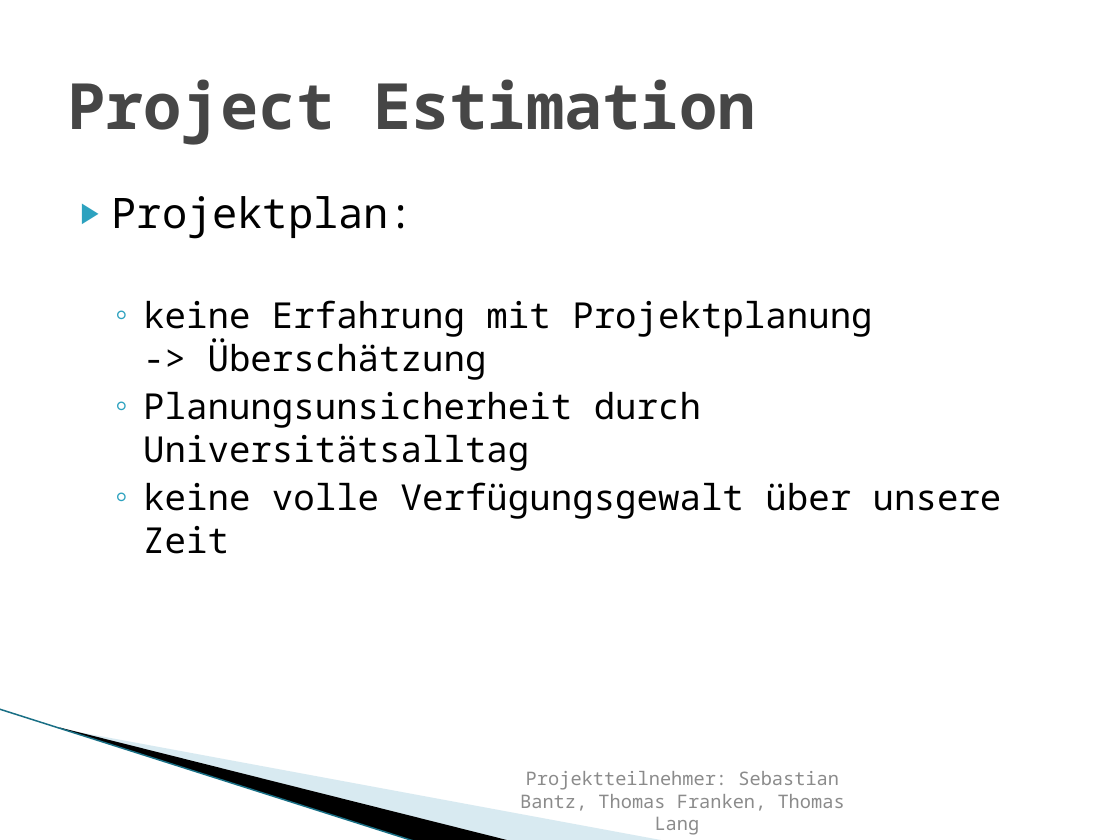
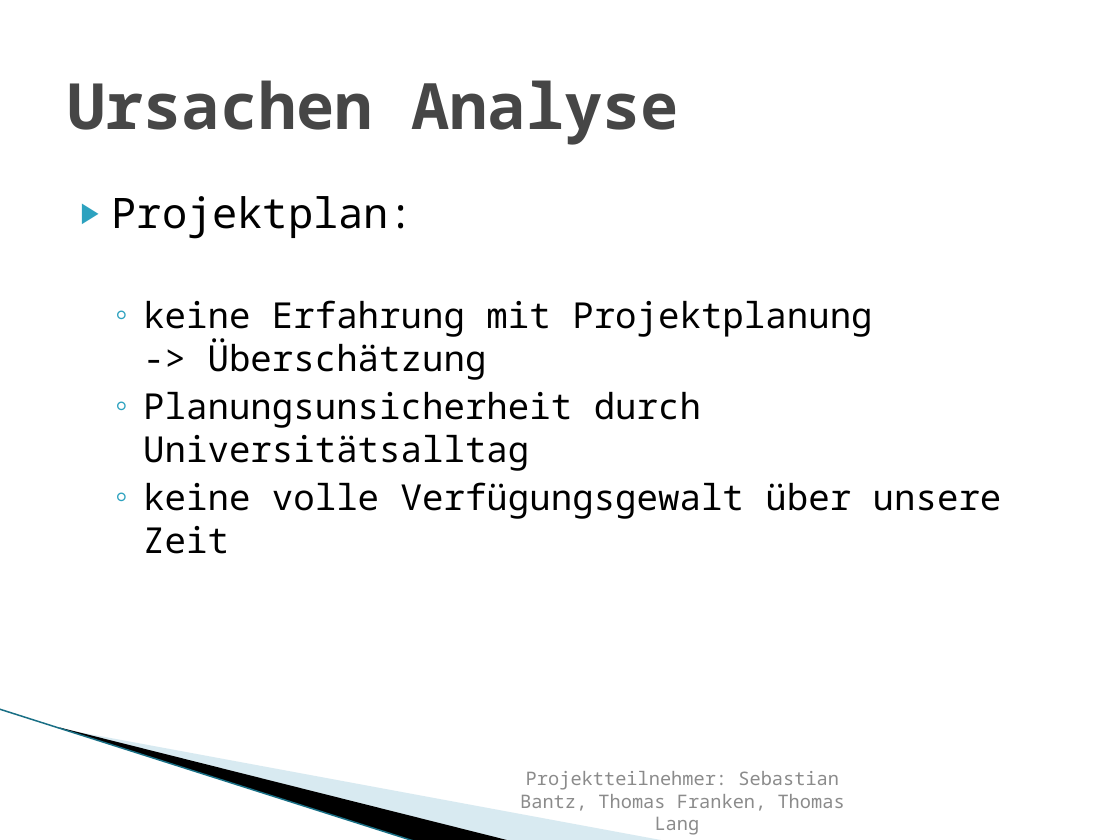
Before and after one commit to whatsapptoeat2/Whatsapptoeat, a slide deck: slide 15 of Präsentation/Projekt_Präsentation.pptx. Drawn at 1120x840 pixels with LibreOffice and Linux fonts; fonts in the diff are those of the drawing; background and template pictures are left out. Boxes give left, top, right and bottom in pixels: in the first picture for what was removed or moved away, otherwise in the second. Text is boxed around its words. In the diff, an @@ line names an element or a change of style, - is before the commit and + after.

Commit message:
update Präsentation
update

```diff
--- a/Präsentation/Projekt_Präsentation.pptx
+++ b/Präsentation/Projekt_Präsentation.pptx
@@ title at (67,80,679,145): text changed @@
-Project Estimation
+Ursachen Analyse
```
Also in this commit, not shown: 1 other slide changed.
